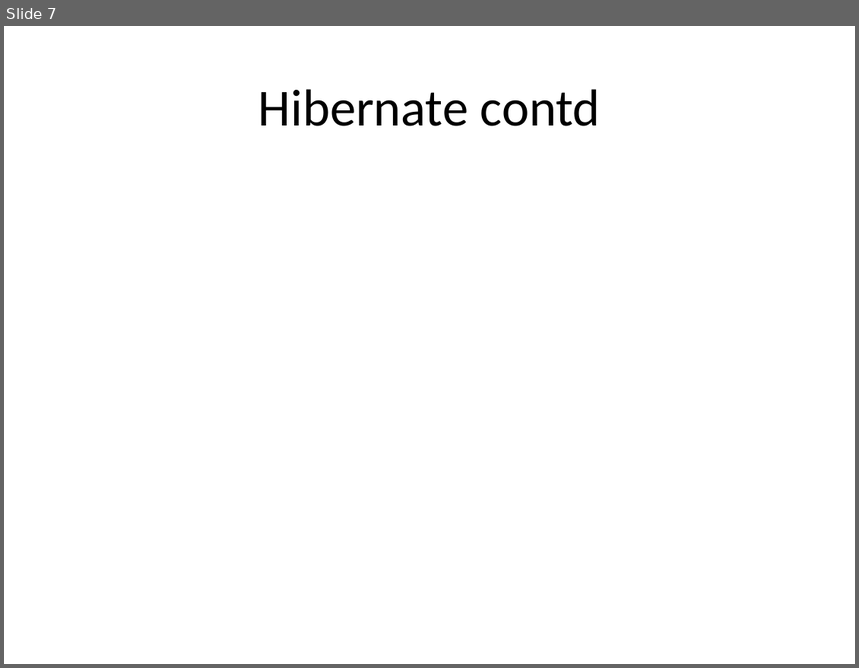
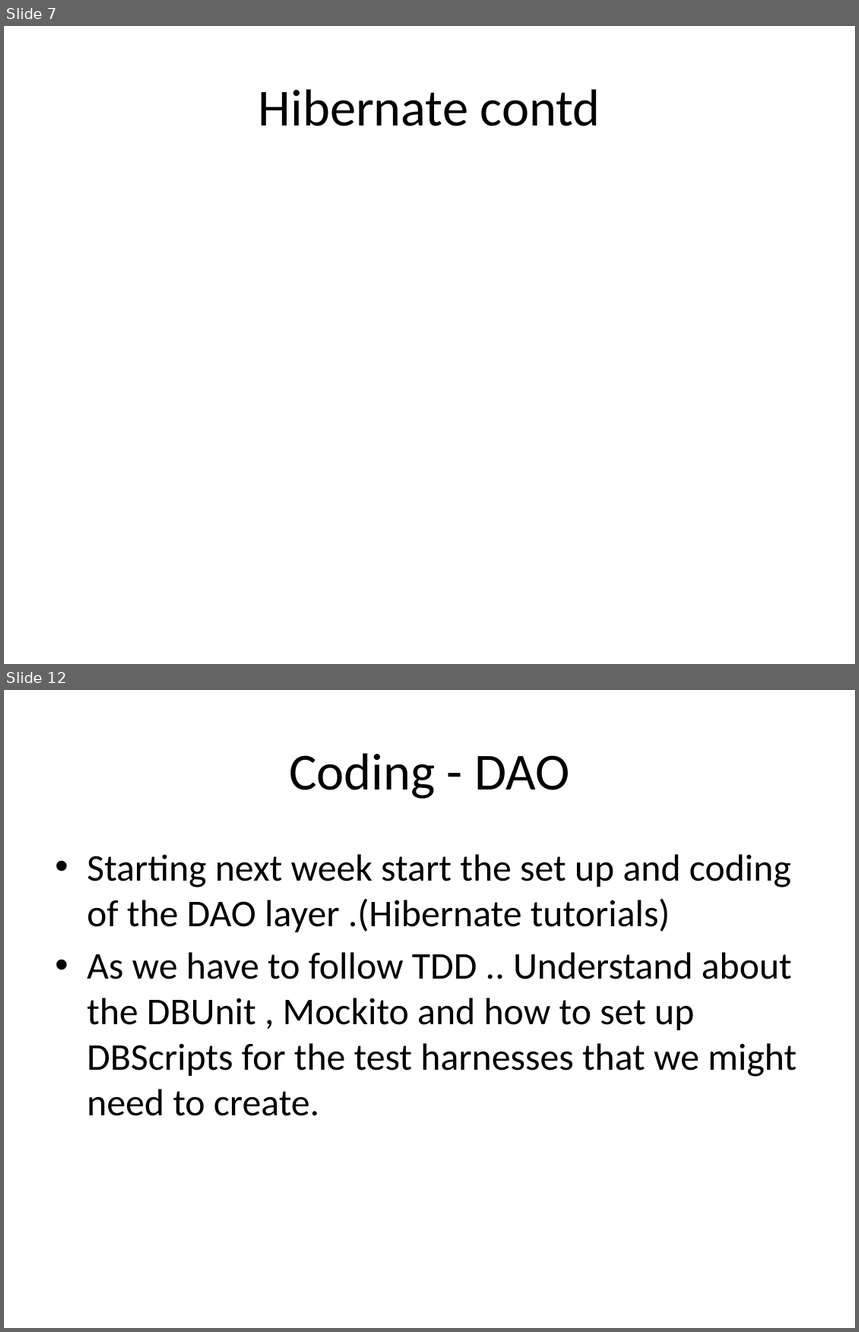
Before and after one commit to DebSreerekha/TODOManagementSystem, a slide deck: TODO_Management_System.pptx. Shown one above the other, each under a label of ours: slide 7 before the commit, slides 7 and 12 after it; the slides between them are not shown. The pictures are 859x668 and 859x1332 pixels, drawn with LibreOffice and Linux fonts; fonts in the diff are those of the drawing. Boxes give left, top, right and bottom in pixels: in the first picture for what was removed or moved away, otherwise in the second. Text is boxed around its words. In the diff, an @@ line names an element or a change of style, - is before the commit and + after.

```diff
--- a/TODO_Management_System.pptx
+++ b/TODO_Management_System.pptx
@@ slide 12 added at (4,690,855,1328), background #FFFFFF @@
@@ title added at (289,753,569,799), 44 pt, text #000000 @@
+Coding - DAO
@@ text added at (87,854,797,1116), 32 pt, text #000000 @@
+• Starting next week start the set up and coding of the DAO layer .(Hibernate tutorials)
+• As we have to follow TDD .. Understand about the DBUnit , Mockito and how to set up DBScripts for the test harnesses that we might need to create.
```
Also in this commit, not shown: 1 slide changed, 4 other slides added.
